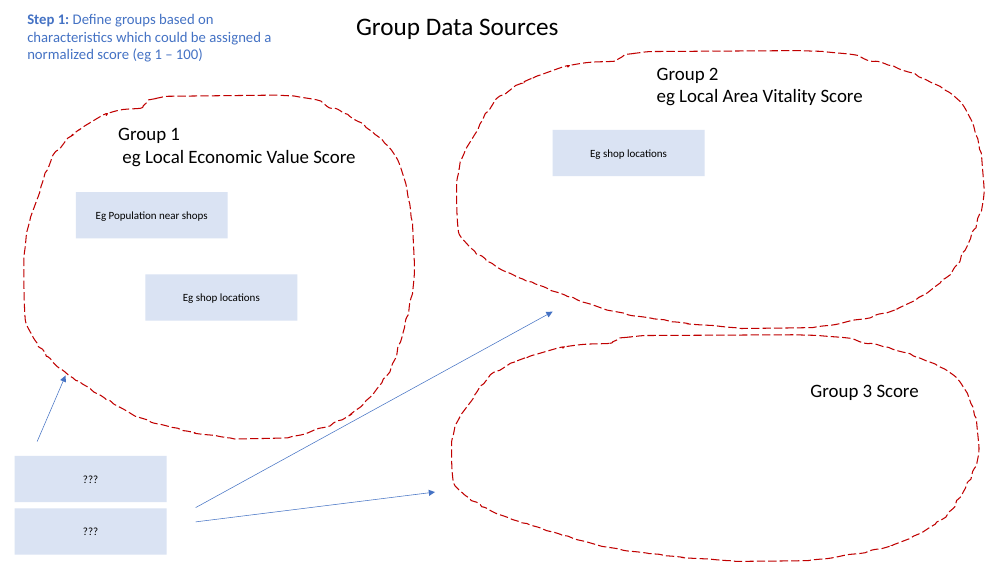
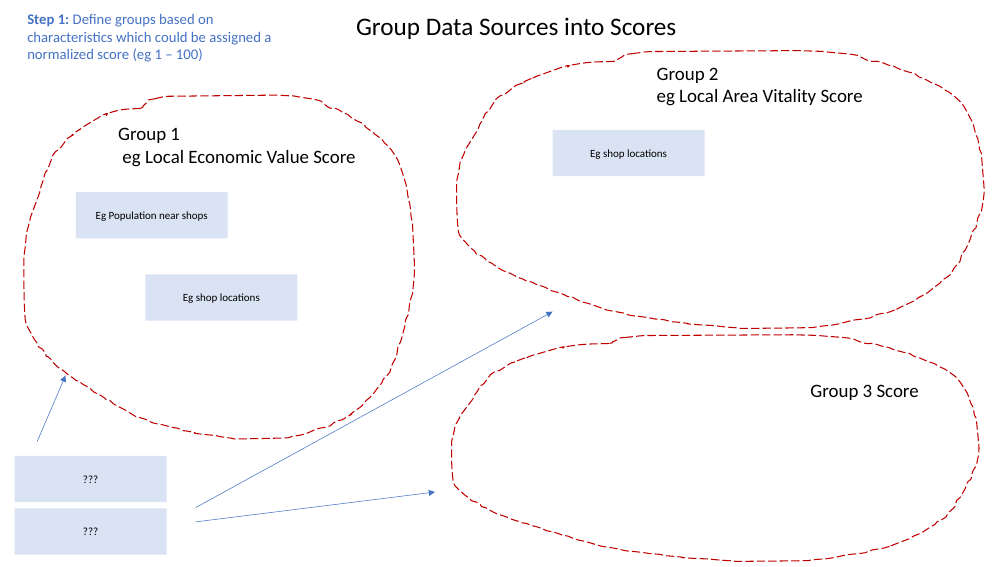
Before and after one commit to HV-training/ADS-Exercises, a slide deck: slide 15 of Canvas Worksheets.pptx. Drawn at 1008x567 pixels with LibreOffice and Linux fonts; fonts in the diff are those of the drawing. Boxes give left, top, right and bottom in pixels: in the first picture for what was removed or moved away, otherwise in the second. Text is boxed around its words. In the diff, an @@ line names an element or a change of style, - is before the commit and + after.

```diff
--- a/Canvas Worksheets.pptx
+++ b/Canvas Worksheets.pptx
@@ text at (356,17,676,39): text changed @@
-Group Data Sources
+Group Data Sources into Scores
```
Also in this commit, not shown: 2 other slides changed.
